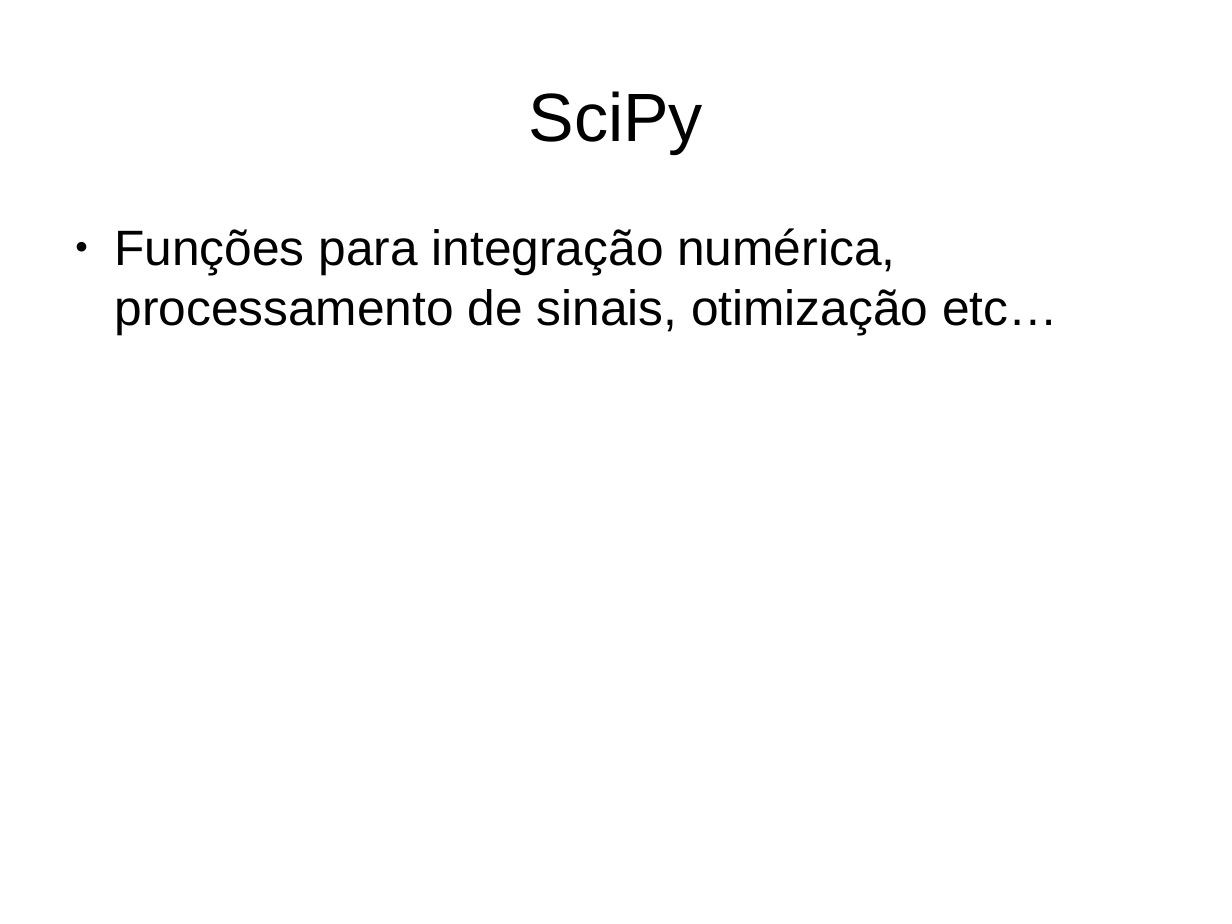
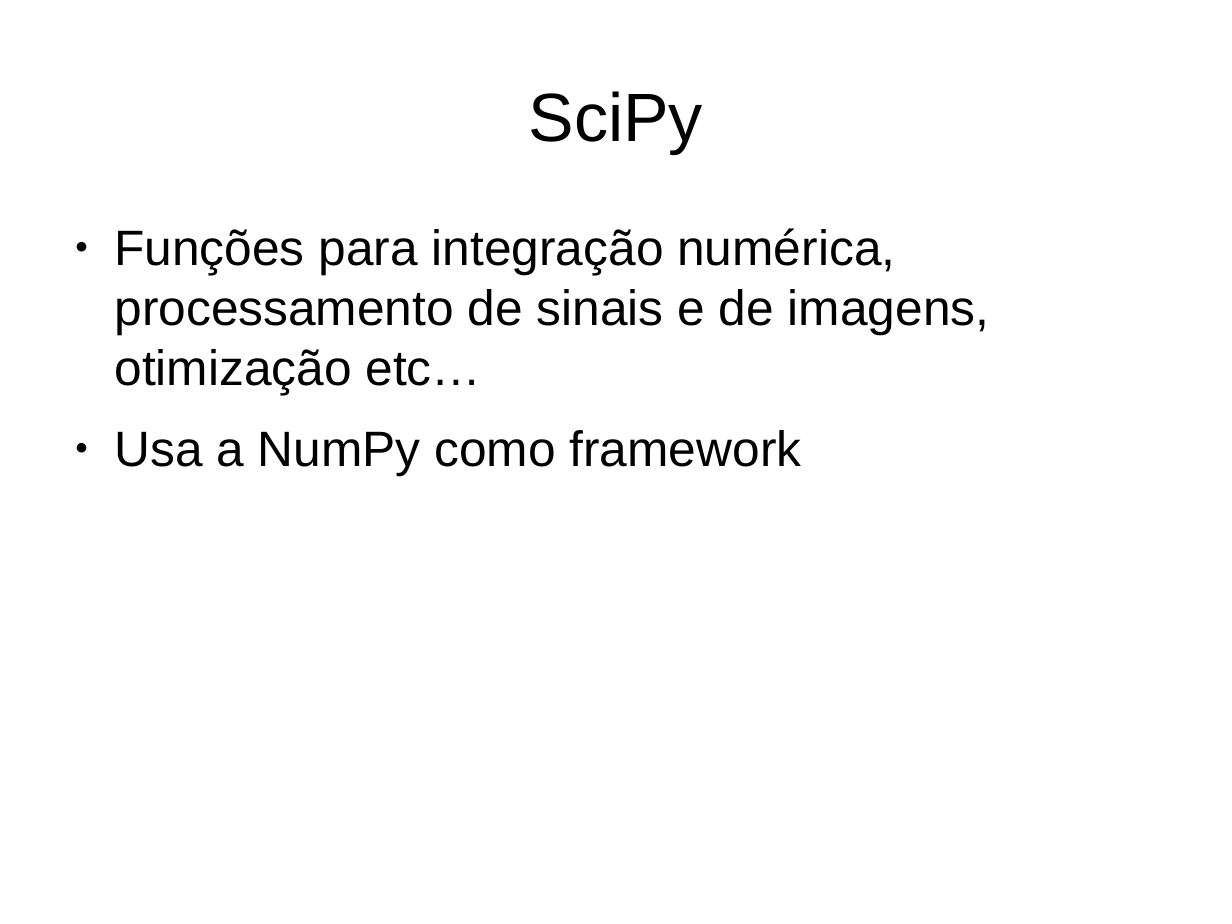
Before and after one commit to renanbirck/sfdsm-2015, a slide deck: slide 13 of Slides.odp (slide 12 before the commit). Drawn at 1232x924 pixels with LibreOffice and Linux fonts; fonts in the diff are those of the drawing. Boxes give left, top, right and bottom in pixels: in the first picture for what was removed or moved away, otherwise in the second. Text is boxed around its words. In the diff, an @@ line names an element or a change of style, - is before the commit and + after.

```diff
--- a/Slides.odp
+++ b/Slides.odp
@@ text at (x1=114, y1=228, x2=989, y2=476): text changed @@
-● Funções para integração numérica, processamento de sinais, otimização etc…
+● Funções para integração numérica, processamento de sinais e de imagens, otimização etc…
+● Usa a NumPy como framework
```
Also in this commit, not shown: 7 other slides changed, 6 slides added, 1 other file.
